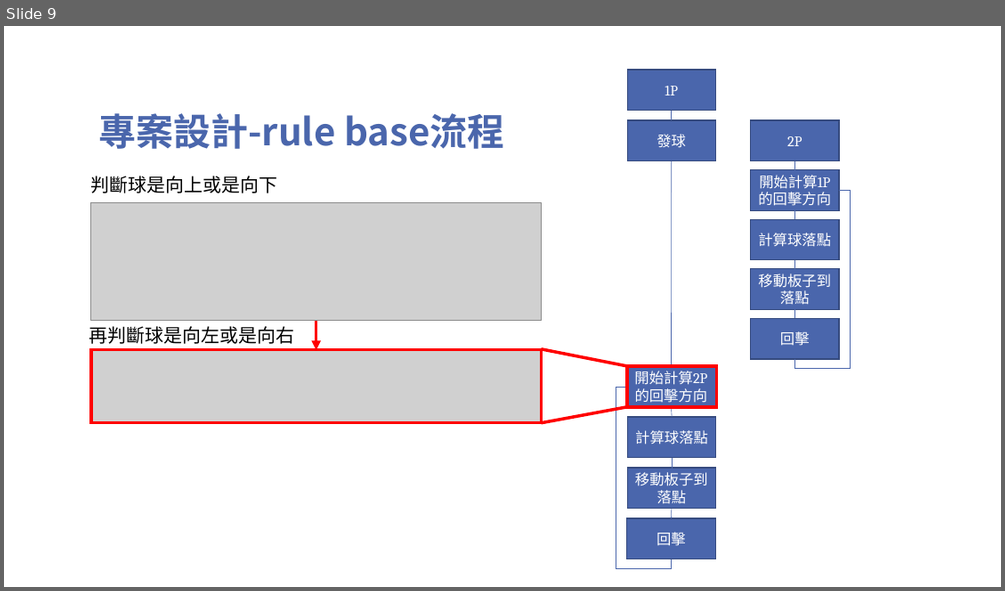
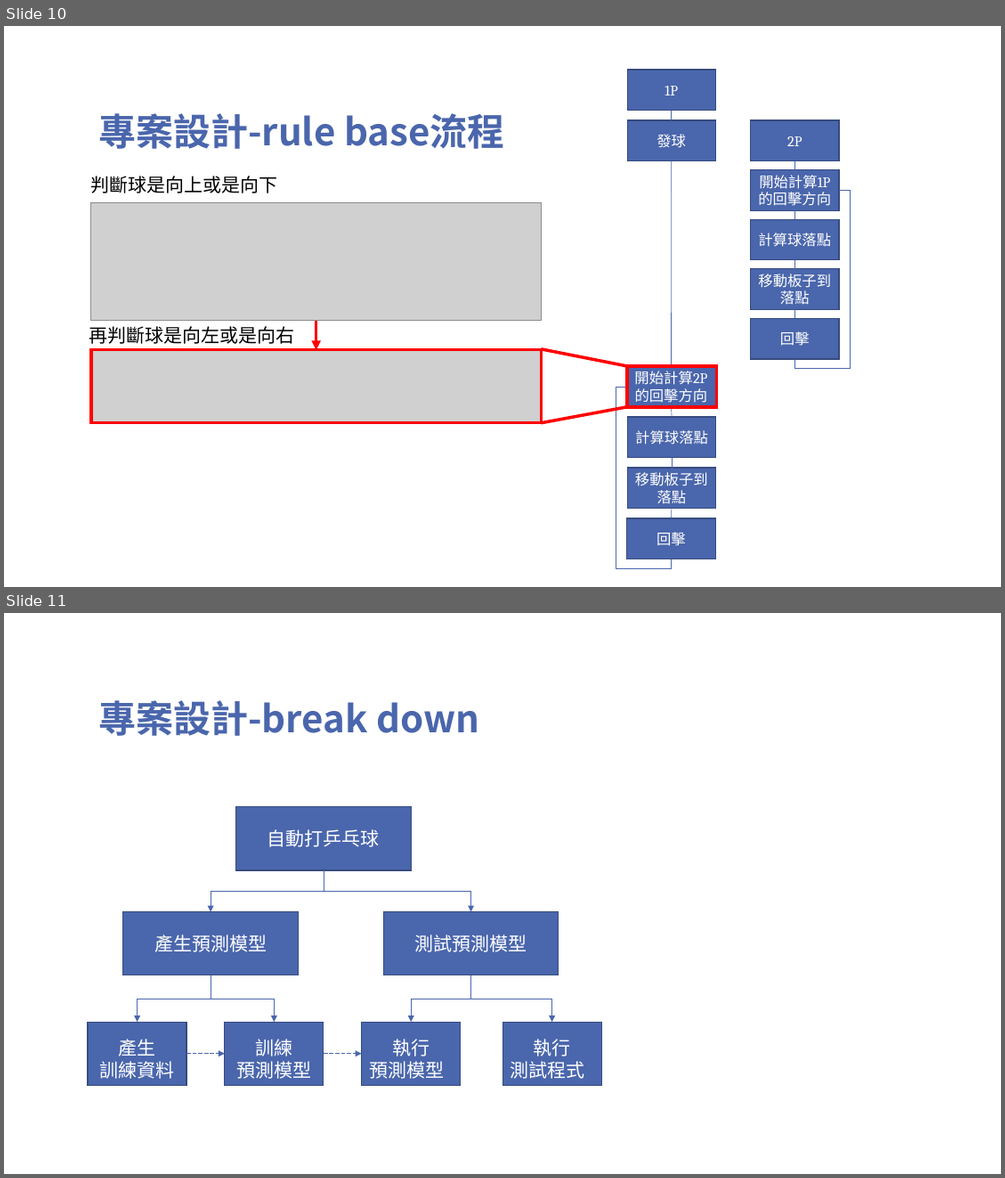
Before and after one commit to TsaiHaoWei/Machine-Learning, a slide deck: Finally project/Pingpong_第六組.pptx. Shown one above the other, each under a label of ours: slide 9 before the commit, slides 10 and 11 after it. The pictures are 1005x591 and 1005x1178 pixels, drawn with LibreOffice and Linux fonts; fonts in the diff are those of the drawing; grey boxes stand for pictures; background and template pictures are left out. Boxes give left, top, right and bottom in pixels: in the first picture for what was removed or moved away, otherwise in the second. Text is boxed around its words. In the diff, an @@ line names an element or a change of style, - is before the commit and + after.

```diff
--- a/Finally project/Pingpong_第六組.pptx
+++ b/Finally project/Pingpong_第六組.pptx
@@ slide 11 added at box(4, 613, 1001, 1174), background picture (left out) @@
@@ title added at box(98, 700, 479, 736), 36 pt, text #4A66AC, bold @@
+專案設計-break down
@@ rectangle added at box(235, 807, 411, 870), fill #4A66AC, outline #374B7F 1 pt, 18 pt, text #FFFFFF @@
+自動打乒乓球
@@ elbow arrow added from (324, 870) to (210, 912), #4A66AC 0.5 pt @@
@@ elbow arrow added from (324, 870) to (470, 912), #4A66AC 0.5 pt @@
@@ rectangle added at box(123, 912, 298, 976), fill #4A66AC, outline #374B7F 1 pt, 18 pt, text #FFFFFF @@
+產生預測模型
@@ rectangle added at box(383, 912, 558, 976), fill #4A66AC, outline #374B7F 1 pt, 18 pt, text #FFFFFF @@
+測試預測模型
@@ elbow arrow added from (210, 975) to (138, 1022), #4A66AC 0.5 pt @@
@@ elbow arrow added from (210, 975) to (274, 1022), #4A66AC 0.5 pt @@
@@ elbow arrow added from (470, 975) to (411, 1022), #4A66AC 0.5 pt @@
@@ elbow arrow added from (470, 975) to (552, 1022), #4A66AC 0.5 pt @@
@@ rectangle added at box(88, 1022, 186, 1086), fill #4A66AC, outline #374B7F 1 pt, 18 pt, text #FFFFFF @@
+產生
+訓練資料
@@ rectangle added at box(225, 1022, 324, 1086), fill #4A66AC, outline #374B7F 1 pt, 18 pt, text #FFFFFF @@
+訓練
+預測模型
@@ rectangle added at box(362, 1022, 461, 1086), fill #4A66AC, outline #374B7F 1 pt, 18 pt, text #FFFFFF @@
+執行
+預測模型
@@ rectangle added at box(502, 1022, 601, 1086), fill #4A66AC, outline #374B7F 1 pt, 18 pt, text #FFFFFF @@
+執行
+測試程式
@@ arrow added from (186, 1054) to (225, 1054), #4A66AC 0.5 pt dashed @@
@@ arrow added from (324, 1054) to (362, 1054), #4A66AC 0.5 pt dashed @@
@@ what was slide 9 is now slide 10 @@
```
Also in this commit, not shown: 1 slide changed, 2 other slides added, 1 slide removed.
